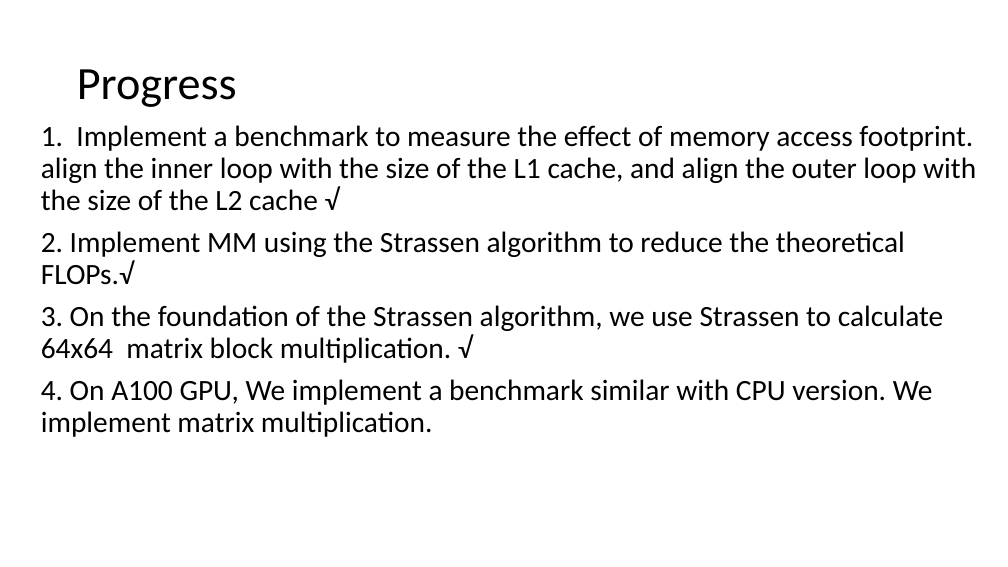
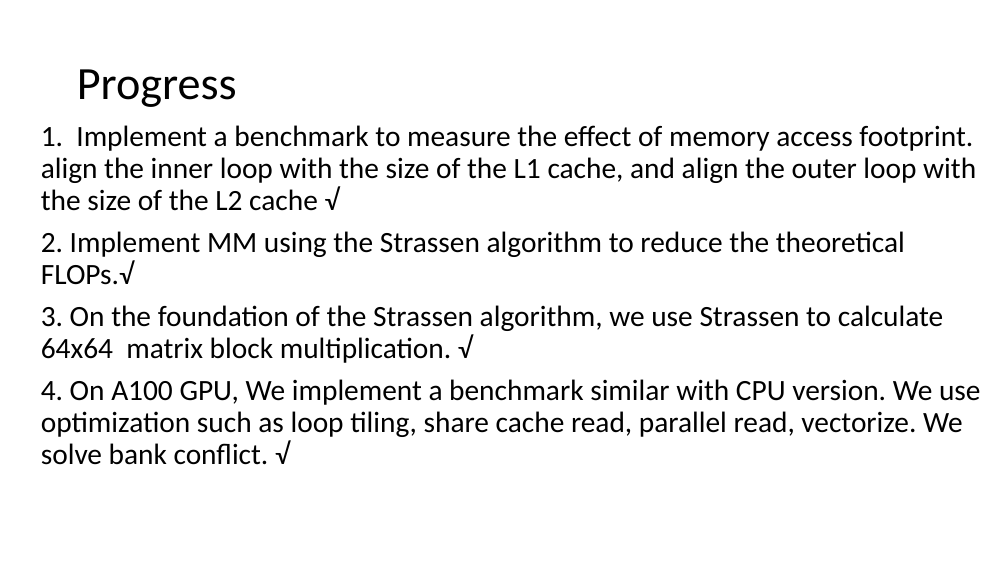
Before and after one commit to LukeLIN-web/CS345, a slide deck: slide 20 of project/finalpre.pptx (slide 15 before the commit). Drawn at 1008x567 pixels with LibreOffice and Linux fonts; fonts in the diff are those of the drawing. Boxes give left, top, right and bottom in pixels: in the first picture for what was removed or moved away, otherwise in the second. Text is boxed around its words. In the diff, an @@ line names an element or a change of style, - is before the commit and + after.

```diff
--- a/project/finalpre.pptx
+++ b/project/finalpre.pptx
@@ text at bbox=[41, 379, 981, 465]: text changed @@
-4. On A100 GPU, We implement a benchmark similar with CPU version. We implement matrix multiplication.
+4. On A100 GPU, We implement a benchmark similar with CPU version. We use optimization such as loop tiling, share cache read, parallel read, vectorize. We solve bank conflict. √
```
Also in this commit, not shown: 8 other slides changed, 9 slides added, 4 slides removed, 3 other files.
